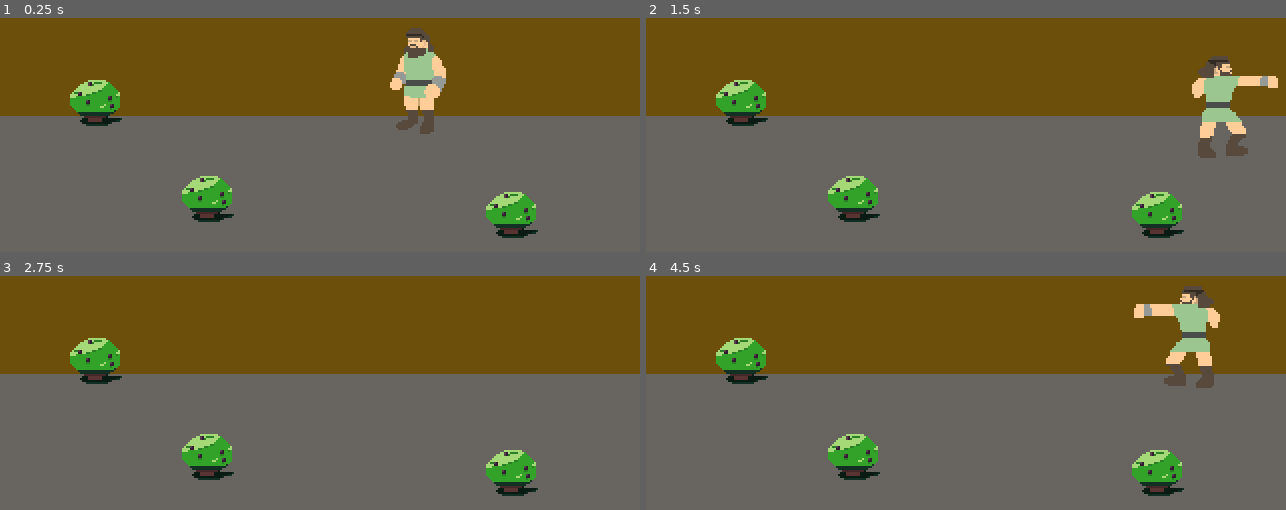
Above: before the commit, frames 1-4 (two rows, left to right).
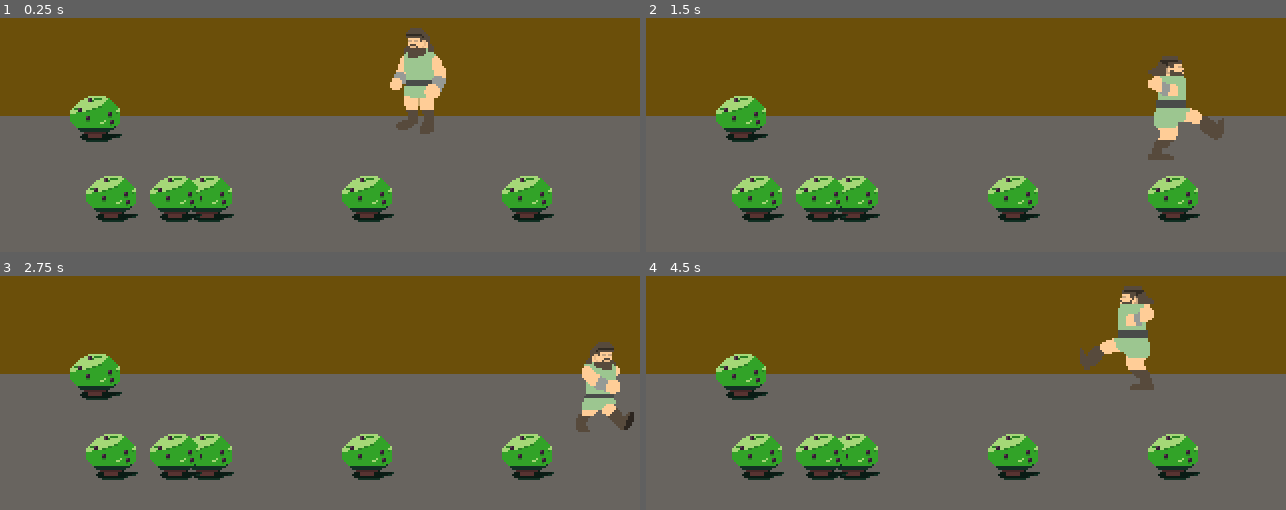
Above: after the commit, the same moments.

Repository: JesusRoberto64/Taller-de-videojuegos
Game: Godot game, scene res://Escenas/Peleas/arena.tscn
The game is run twice, just before and just after one commit, with the same random seed, the same clock (stepped at 60 frames per second) and the same inputs.
Inputs:
- Up to frame 1 (0.25 s): no input
- Up to frame 2 (1.5 s): hold Right (Derecha) 0.53-1.28 s; tap Z (punch) at 0.6, 1.35 s; hold Down (Abajo) from 1.28 s (still down)
- Up to frame 3 (2.75 s): release Down (Abajo) at 2.03 s; hold Right (Derecha) from 2.03 s (still down); tap Z (punch) at 2.1 s
- Up to frame 4 (4.5 s): release Right (Derecha) at 2.78 s; hold Up (Arriba) 2.78-3.53 s; tap Z (punch) at 2.85, 3.6, 4.35 s; hold Left (Izquerda, bound only before the commit) from 3.53 s (still down)

The runs differ from the first frame. In frame 1, 6.9% of the frame differs, in the area x 10-87%, y 26-95%; in frame 2, 11%; in frame 3, 8.7%; in frame 4, 11%, in the area x 10-90%, y 4-95%.

Commit message:
combo cadena en contanto de golpe simple

Diff:
--- a/Escenas/Peleas/arena.tscn
+++ b/Escenas/Peleas/arena.tscn
@@ -27,10 +27,19 @@
 position = Vector2(104, 152)
 
 [node name="Saco2" parent="." instance=ExtResource("2_l5i6v")]
-position = Vector2(256, 160)
+position = Vector2(48, 112)
+
+[node name="Saco4" parent="." instance=ExtResource("2_l5i6v")]
+position = Vector2(56, 152)
+
+[node name="Saco5" parent="." instance=ExtResource("2_l5i6v")]
+position = Vector2(88, 152)
+
+[node name="Saco6" parent="." instance=ExtResource("2_l5i6v")]
+position = Vector2(184, 152)
 
 [node name="Saco3" parent="." instance=ExtResource("2_l5i6v")]
-position = Vector2(48, 104)
+position = Vector2(264, 152)
 
 [node name="player" parent="." instance=ExtResource("1_q1bo8")]
 position = Vector2(209, 92)
--- a/Escenas/Peleas/golpe.tscn
+++ b/Escenas/Peleas/golpe.tscn
@@ -1,18 +1,14 @@
-[gd_scene load_steps=8 format=3 uid="uid://b63xwlfxpqhh1"]
+[gd_scene load_steps=7 format=3 uid="uid://b63xwlfxpqhh1"]
 
 [ext_resource type="Texture2D" uid="uid://bejafr6ixy63e" path="res://Recursos/golpe.png" id="1_2dmyr"]
 
-[sub_resource type="AtlasTexture" id="AtlasTexture_l0c5b"]
+[sub_resource type="AtlasTexture" id="AtlasTexture_t5od4"]
 atlas = ExtResource("1_2dmyr")
-region = Rect2(0, 0, 32, 32)
+region = Rect2(64, 0, 32, 32)
 
 [sub_resource type="AtlasTexture" id="AtlasTexture_geql5"]
 atlas = ExtResource("1_2dmyr")
 region = Rect2(32, 0, 32, 32)
-
-[sub_resource type="AtlasTexture" id="AtlasTexture_t5od4"]
-atlas = ExtResource("1_2dmyr")
-region = Rect2(64, 0, 32, 32)
 
 [sub_resource type="AtlasTexture" id="AtlasTexture_81ijq"]
 atlas = ExtResource("1_2dmyr")
@@ -26,13 +22,10 @@
 animations = [{
 "frames": [{
 "duration": 1.0,
-"texture": SubResource("AtlasTexture_l0c5b")
+"texture": SubResource("AtlasTexture_t5od4")
 }, {
 "duration": 1.0,
 "texture": SubResource("AtlasTexture_geql5")
-}, {
-"duration": 1.0,
-"texture": SubResource("AtlasTexture_t5od4")
 }, {
 "duration": 1.0,
 "texture": SubResource("AtlasTexture_81ijq")
@@ -46,10 +39,11 @@
 }]
 
 [node name="golpe" type="AnimatedSprite2D"]
+scale = Vector2(-1, -1)
 sprite_frames = SubResource("SpriteFrames_st7ey")
 animation = &"triger"
 autoplay = "triger"
-frame = 4
+frame = 3
 frame_progress = 1.0
 
 [connection signal="animation_finished" from="." to="." method="queue_free"]
--- a/Escenas/Peleas/player.gd
+++ b/Escenas/Peleas/player.gd
@@ -2,27 +2,28 @@
 
 @onready var anim_spr : AnimatedSprite2D = $AnimatedSprite2D
 var anim_mov := Vector2.ZERO # Vector para animación
-var direction = Vector2(1.0, 0.0)
-var is_stoped = false
+var direction = Vector2(-1.0, 0.0)
 var speed = 150.0
 
 # Ataques
 var hit_particle = preload("res://Escenas/Peleas/golpe.tscn")
-@onready var upercut_box = $Hitboxes/UpercutShape
-@onready var punch_box = $Hitboxes/PunchShape
-@onready var kick_box = $Hitboxes/KickShape
-@onready var hit_pos = $Hitboxes/hitpos
-@onready var hit_boxes = $Hitboxes
+@onready var upercut_box : CollisionShape2D = $Hitboxes/UpercutShape
+@onready var punch_box : CollisionShape2D= $Hitboxes/PunchShape
+@onready var kick_box : CollisionShape2D= $Hitboxes/KickShape
+@onready var hit_boxes : Area2D = $Hitboxes
+
 var is_attacking = false
 var combo_buffer = false
+var combo_gate = false
+var combo_breaker = 0
 var combo = 0
 
-var hit_loop_timer = 0.0
-var hit_loop_counter = 0.0 # Timer for interval
+var hit_loop_input_timer : float = 0.0
+var hit_loop_interval_timer : float = 0.0
 var hit_loop_interval : int = 0
 
 func _physics_process(delta: float) -> void:
-	var mov = Input.get_vector("Izquerda", "Derecha", "Arriba", "Abajo")
+	var mov = Input.get_vector("Izquierda", "Derecha", "Arriba", "Abajo")
 	anim_mov = mov
 	# Poner direccion
 	if mov.x != 0.0 and !is_attacking:
@@ -34,24 +35,23 @@
 
 	if is_attacking:
 		mov = Vector2.ZERO
-		if combo < 4:
-			attack_loop(delta, trigger_attack)
-		elif !combo_buffer:
-			anim_spr.play("hit_kick")
-			kick_box.disabled = false
-			combo_buffer = true
+		if combo_breaker > 0 and combo_breaker == combo:
+			combo = 7
+		if not combo_buffer:
+			mov.x = _process_combo_state(delta, trigger_attack)
 
 	# Golpe
 	if trigger_attack and !is_attacking:
 		is_attacking = true
-		#punch_box.disabled = false
-		anim_spr.play("hit_punch") # Empezar cadena
+		anim_spr.play("hit_kick") # Empezar cadena
+		kick_box.disabled = false
 
 	velocity = mov * speed
 	move_and_slide()
 
 	# Limite de escenario sin colisiones (temporal)
 	position.y = clamp(position.y, 90.0, 150.0)
+
 
 func _process(_delta: float) -> void:
 	if is_attacking: return
@@ -60,61 +60,109 @@
 	else:
 		anim_spr.play("walking")
 
+func _process_combo_state(delta: float, trigger_attack: bool) -> float:
+	if combo < 5:
+		attack_loop(delta, trigger_attack)
+		return 0.0
+
+	match combo:
+		5:
+			anim_spr.play("hit_upercut")
+			punch_box.disabled = true
+			upercut_box.disabled = false
+			#mov.x = direction.x * 5.0
+			combo_buffer = true
+			combo_breaker = combo
+			combo_gate = true
+			return direction.x * 5.0
+		6:
+			anim_spr.play("hit_punch")
+			punch_box.disabled = false
+			upercut_box.disabled = true
+			#mov.x = direction.x * 12.0
+			combo_buffer = true
+			combo_breaker = combo
+			combo_gate = true
+
+			anim_spr.modulate.g = 0.0
+			$CollisionShape2D.disabled = true
+			return direction.x * 12.0
+		_:
+			anim_spr.play("hit_end")
+			combo_gate = false
+			combo_breaker = 0
+			combo = 0
+
+			anim_spr.modulate.g = 1.0
+			$CollisionShape2D.disabled = false
+			return 0.0
+
 func attack_loop(delta , trigger_attack)-> void:
 	var anim = anim_spr.get_animation()
-	hit_loop_timer += delta
-	if trigger_attack and hit_loop_timer < 0.25:
-		hit_loop_timer = 0.0
-		if anim == "hit_punch" or anim == "hit_punch_loop":
+	hit_loop_input_timer += delta
+	if trigger_attack and hit_loop_input_timer < 0.25:
+		hit_loop_input_timer = 0.0
+		if anim == "hit_kick" or anim == "hit_punch_loop":
 			anim_spr.play("hit_punch_loop")
-	elif hit_loop_timer >= 0.25:
-		anim_spr.play("hit_punch")
-		var current_frame = anim_spr.get_frame()
-		var current_progress = anim_spr.sprite_frames.get_frame_count("hit_punch")
-		anim_spr.set_frame_and_progress(current_frame, current_progress)
+			kick_box.disabled = true
+	elif hit_loop_input_timer >= 0.25: # Se va el flujo
+		anim_spr.play("hit_end")
 		hit_loop_interval = 0
 		combo = 0
 
-	hit_loop_counter += delta
-	if hit_loop_counter > 0.1:
-		hit_loop_counter = 0.0
+	hit_loop_interval_timer += delta
+	if anim != "hit_punch_loop":
+		return
+	if hit_loop_interval_timer > 0.1:
+		hit_loop_interval_timer = 0.0
 		hit_loop_interval += 1
 		if hit_loop_interval % 2 == 0:
 			punch_box.disabled = false
+
+			#combo +=1 # TEST =======
+			combo_gate = true
 		else:
 			punch_box.disabled = true
 
-func _on_punch_body_entered(_body: Node2D) -> void:
-	var particle = hit_particle.instantiate()
-	particle.position = hit_pos.position
-	add_child(particle)
-	print(anim_spr.get_animation())
-	combo += 1
+func _on_punch_body_entered(body: Node2D)-> void:
+	add_puch_particle()
 
-func _on_animation_finished() -> void:
+	if anim_spr.get_animation() == "hit_kick":
+		body.hit_anim()
+	elif anim_spr.get_animation() == "hit_upercut":
+		body.hit_anim("upercut")
+	elif anim_spr.get_animation() == "hit_punch":
+		body.hit_anim("punch", 8)
+	else:
+		body.hit_anim()
+
+	if combo_gate:
+		combo += 1
+		combo_gate = false
+
+func _on_animation_finished()-> void:
 	var prefix = anim_spr.get_animation().get_slice("_", 0)
 
 	if combo_buffer:
-		match anim_spr.get_animation():
-			"hit_kick":
-				anim_spr.play("hit_upercut")
-				kick_box.disabled = false
-				punch_box.disabled = true
-			"hit_upercut":
-				anim_spr.play("hit_kick")
-				upercut_box.disabled = false
-				kick_box.disabled = true
-				combo_buffer = false
-				combo = 0
+		combo_buffer = false
 		return
 
 	if prefix == "hit":
+		punch_box.disabled = true
+		kick_box.disabled = true
+		upercut_box.disabled = true
+
 		is_attacking = false
+		anim_spr.play("idle")
+		hit_loop_input_timer = 0.0
+		combo = 0
+		combo_buffer = false
 
-		punch_box.disabled = true
-		upercut_box.disabled = true
-		kick_box.disabled = true
+func add_puch_particle()-> void:
+	var particle = hit_particle.instantiate()
+	particle.position.x -=  12.0
 
-		anim_spr.play("idle")
-		hit_loop_timer = 0.0
-		combo_buffer = false
+	for box in hit_boxes.get_children():
+		if box.disabled == false:
+			box.add_child(particle)
+			break
--- a/Escenas/Peleas/player.tscn
+++ b/Escenas/Peleas/player.tscn
@@ -1,28 +1,28 @@
-[gd_scene load_steps=25 format=3 uid="uid://bauegx3xiajpq"]
+[gd_scene load_steps=24 format=3 uid="uid://bauegx3xiajpq"]
 
 [ext_resource type="Script" uid="uid://cekp4hhxmbbay" path="res://Escenas/Peleas/player.gd" id="1_1avs2"]
 [ext_resource type="Texture2D" uid="uid://c0l2wi6yx46np" path="res://Recursos/Sanson_00.png" id="4_7w6ij"]
 
+[sub_resource type="AtlasTexture" id="AtlasTexture_7rh6g"]
+atlas = ExtResource("4_7w6ij")
+region = Rect2(183, 0, 61, 61)
+
+[sub_resource type="AtlasTexture" id="AtlasTexture_spg2c"]
+atlas = ExtResource("4_7w6ij")
+region = Rect2(183, 61, 61, 61)
+
+[sub_resource type="AtlasTexture" id="AtlasTexture_0h544"]
+atlas = ExtResource("4_7w6ij")
+region = Rect2(244, 0, 61, 61)
+
 [sub_resource type="AtlasTexture" id="AtlasTexture_1avs2"]
 atlas = ExtResource("4_7w6ij")
 region = Rect2(244, 122, 61, 61)
 
-[sub_resource type="AtlasTexture" id="AtlasTexture_k8hwq"]
-atlas = ExtResource("4_7w6ij")
-region = Rect2(183, 0, 61, 61)
-
 [sub_resource type="AtlasTexture" id="AtlasTexture_7w6ij"]
 atlas = ExtResource("4_7w6ij")
 region = Rect2(122, 122, 61, 61)
 
-[sub_resource type="AtlasTexture" id="AtlasTexture_spg2c"]
-atlas = ExtResource("4_7w6ij")
-region = Rect2(183, 61, 61, 61)
-
-[sub_resource type="AtlasTexture" id="AtlasTexture_7rh6g"]
-atlas = ExtResource("4_7w6ij")
-region = Rect2(183, 0, 61, 61)
-
 [sub_resource type="AtlasTexture" id="AtlasTexture_6w8ll"]
 atlas = ExtResource("4_7w6ij")
 region = Rect2(122, 122, 61, 61)
@@ -30,10 +30,6 @@
 [sub_resource type="AtlasTexture" id="AtlasTexture_ljx4j"]
 atlas = ExtResource("4_7w6ij")
 region = Rect2(183, 122, 61, 61)
-
-[sub_resource type="AtlasTexture" id="AtlasTexture_0h544"]
-atlas = ExtResource("4_7w6ij")
-region = Rect2(244, 0, 61, 61)
 
 [sub_resource type="AtlasTexture" id="AtlasTexture_3phhw"]
 atlas = ExtResource("4_7w6ij")
@@ -75,16 +71,33 @@
 animations = [{
 "frames": [{
 "duration": 1.0,
+"texture": SubResource("AtlasTexture_7rh6g")
+}, {
+"duration": 1.0,
+"texture": SubResource("AtlasTexture_spg2c")
+}],
+"loop": false,
+"name": &"hit_end",
+"speed": 12.0
+}, {
+"frames": [{
+"duration": 1.0,
+"texture": SubResource("AtlasTexture_0h544")
+}, {
+"duration": 1.0,
 "texture": SubResource("AtlasTexture_1avs2")
+}, {
+"duration": 1.0,
+"texture": SubResource("AtlasTexture_1avs2")
+}, {
+"duration": 1.0,
+"texture": SubResource("AtlasTexture_1avs2")
 }],
 "loop": false,
 "name": &"hit_kick",
-"speed": 5.0
-}, {
-"frames": [{
-"duration": 1.0,
-"texture": SubResource("AtlasTexture_k8hwq")
-}, {
+"speed": 12.0
+}, {
+"frames": [{
 "duration": 1.0,
 "texture": SubResource("AtlasTexture_7w6ij")
 }, {
@@ -93,23 +106,17 @@
 }],
 "loop": false,
 "name": &"hit_punch",
-"speed": 12.0
+"speed": 10.0
 }, {
 "frames": [{
 "duration": 1.0,
 "texture": SubResource("AtlasTexture_spg2c")
 }, {
 "duration": 1.0,
+"texture": SubResource("AtlasTexture_6w8ll")
+}, {
+"duration": 1.0,
 "texture": SubResource("AtlasTexture_7rh6g")
-}, {
-"duration": 1.0,
-"texture": SubResource("AtlasTexture_6w8ll")
-}, {
-"duration": 1.0,
-"texture": SubResource("AtlasTexture_7rh6g")
-}, {
-"duration": 1.0,
-"texture": SubResource("AtlasTexture_spg2c")
 }, {
 "duration": 1.0,
 "texture": SubResource("AtlasTexture_ljx4j")
@@ -121,6 +128,9 @@
 "frames": [{
 "duration": 1.0,
 "texture": SubResource("AtlasTexture_0h544")
+}, {
+"duration": 1.0,
+"texture": SubResource("AtlasTexture_3phhw")
 }, {
 "duration": 1.0,
 "texture": SubResource("AtlasTexture_3phhw")
@@ -168,7 +178,7 @@
 size = Vector2(17, 50)
 
 [sub_resource type="RectangleShape2D" id="RectangleShape2D_1avs2"]
-size = Vector2(23, 11)
+size = Vector2(39, 11)
 
 [sub_resource type="RectangleShape2D" id="RectangleShape2D_fuplt"]
 size = Vector2(22, 20)
@@ -181,7 +191,7 @@
 
 [node name="AnimatedSprite2D" type="AnimatedSprite2D" parent="."]
 sprite_frames = SubResource("SpriteFrames_7w6ij")
-animation = &"hit_punch_loop"
+animation = &"hit_punch"
 autoplay = "idle"
 
 [node name="CollisionShape2D" type="CollisionShape2D" parent="."]
@@ -192,7 +202,7 @@
 collision_mask = 2
 
 [node name="PunchShape" type="CollisionShape2D" parent="Hitboxes"]
-position = Vector2(-19.5, -7.5)
+position = Vector2(-11.5, -7.5)
 shape = SubResource("RectangleShape2D_1avs2")
 disabled = true
 debug_color = Color(0.930994, 0.234165, 0.311919, 0.42)
@@ -209,8 +219,5 @@
 disabled = true
 debug_color = Color(0.930994, 0.234165, 0.311919, 0.42)
 
-[node name="hitpos" type="Marker2D" parent="Hitboxes"]
-position = Vector2(-25, -2)
-
 [connection signal="animation_finished" from="AnimatedSprite2D" to="." method="_on_animation_finished"]
 [connection signal="body_entered" from="Hitboxes" to="." method="_on_punch_body_entered"]
--- /dev/null
+++ b/Escenas/Peleas/saco.gd
@@ -0,0 +1,42 @@
+extends AnimatableBody2D
+
+@onready var anim = $AnimationPlayer
+@onready var col_shape = $CollisionShape2D
+
+var hp : int = 8
+var mov = 0.0
+var radian = 0.0
+var max_radian = PI/6.0
+
+func _physics_process(delta: float) -> void:
+	if radian > 0.0:
+		radian -= delta
+		position.y += (sin(radian*12.0))
+
+func hit_anim(elevation = 'none', hit = 1) -> void:
+	if !anim.is_playing():
+		anim.play("hited")
+	if elevation != "none":
+		radian = max_radian
+
+	hp -= hit
+	if hp <= 0:
+		destroyed()
+
+func destroyed() -> void:
+	col_shape.call_deferred('set_disabled', true)
+	anim.play("destroy")
+
+func revive() -> void:
+	col_shape.call_deferred('set_disabled', false)
+	hp = 7
+
+func start_timer() -> void:
+	$Timer.start()
+
+func _on_timer_timeout() -> void:
+	anim.play("revive")
+
+func _on_animation_finished(_anim_name: StringName) -> void:
+
+	pass # Replace with function body.
--- a/Escenas/Peleas/saco.tscn
+++ b/Escenas/Peleas/saco.tscn
@@ -1,13 +1,149 @@
-[gd_scene load_steps=3 format=3 uid="uid://bpmstsjxfvd6q"]
+[gd_scene load_steps=9 format=3 uid="uid://bpmstsjxfvd6q"]
 
+[ext_resource type="Script" uid="uid://dfunepjgr7s4p" path="res://Escenas/Peleas/saco.gd" id="1_3740o"]
 [ext_resource type="Texture2D" uid="uid://jk55a8txd5tv" path="res://Recursos/arbusto.png" id="1_komgv"]
 
 [sub_resource type="RectangleShape2D" id="RectangleShape2D_3740o"]
 size = Vector2(25, 21)
 
-[node name="Saco" type="StaticBody2D"]
+[sub_resource type="Animation" id="Animation_3740o"]
+length = 0.001
+tracks/0/type = "bezier"
+tracks/0/imported = false
+tracks/0/enabled = true
+tracks/0/path = NodePath("Arbusto:position:x")
+tracks/0/interp = 1
+tracks/0/loop_wrap = true
+tracks/0/keys = {
+"handle_modes": PackedInt32Array(0),
+"points": PackedFloat32Array(0, -0.25, 0, 0.25, 0),
+"times": PackedFloat32Array(0)
+}
+tracks/1/type = "bezier"
+tracks/1/imported = false
+tracks/1/enabled = true
+tracks/1/path = NodePath("Arbusto:position:y")
+tracks/1/interp = 1
+tracks/1/loop_wrap = true
+tracks/1/keys = {
+"handle_modes": PackedInt32Array(0),
+"points": PackedFloat32Array(0, -0.25, 0, 0.25, 0),
+"times": PackedFloat32Array(0)
+}
+tracks/2/type = "value"
+tracks/2/imported = false
+tracks/2/enabled = true
+tracks/2/path = NodePath("Arbusto:modulate")
+tracks/2/interp = 1
+tracks/2/loop_wrap = true
+tracks/2/keys = {
+"times": PackedFloat32Array(0),
+"transitions": PackedFloat32Array(1),
+"update": 0,
+"values": [Color(1, 1, 1, 1)]
+}
+
+[sub_resource type="Animation" id="Animation_00esw"]
+resource_name = "destroy"
+length = 0.6
+step = 0.15
+tracks/0/type = "value"
+tracks/0/imported = false
+tracks/0/enabled = true
+tracks/0/path = NodePath("Arbusto:modulate")
+tracks/0/interp = 0
+tracks/0/loop_wrap = true
+tracks/0/keys = {
+"times": PackedFloat32Array(0, 0.142857, 0.285714, 0.428571),
+"transitions": PackedFloat32Array(1, 1, 1, 1),
+"update": 0,
+"values": [Color(1, 1, 1, 1), Color(1, 1, 1, 0), Color(1, 1, 1, 1), Color(1, 1, 1, 0)]
+}
+tracks/1/type = "method"
+tracks/1/imported = false
+tracks/1/enabled = true
+tracks/1/path = NodePath(".")
+tracks/1/interp = 1
+tracks/1/loop_wrap = true
+tracks/1/keys = {
+"times": PackedFloat32Array(0.571429),
+"transitions": PackedFloat32Array(1),
+"values": [{
+"args": [],
+"method": &"start_timer"
+}]
+}
+
+[sub_resource type="Animation" id="Animation_komgv"]
+resource_name = "hited"
+length = 0.25
+step = 0.25
+tracks/0/type = "bezier"
+tracks/0/imported = false
+tracks/0/enabled = true
+tracks/0/path = NodePath("Arbusto:position:x")
+tracks/0/interp = 1
+tracks/0/loop_wrap = true
+tracks/0/keys = {
+"handle_modes": PackedInt32Array(0, 0, 0),
+"points": PackedFloat32Array(0, -0.25, 0, 0.25, 0, 2.5, -0.125, 0, 0.125, 0, 0, -0.25, 0, 0.25, 0),
+"times": PackedFloat32Array(0, 0.133333, 0.2475)
+}
+tracks/1/type = "bezier"
+tracks/1/imported = false
+tracks/1/enabled = true
+tracks/1/path = NodePath("Arbusto:position:y")
+tracks/1/interp = 1
+tracks/1/loop_wrap = true
+tracks/1/keys = {
+"handle_modes": PackedInt32Array(0, 0, 0),
+"points": PackedFloat32Array(0, -0.25, 0, 0.25, 0, 0, -0.125, 0, 0.125, 0, 0, -0.25, 0, 0.25, 0),
+"times": PackedFloat32Array(0, 0.133333, 0.2475)
+}
+
+[sub_resource type="Animation" id="Animation_b62wl"]
+resource_name = "revive"
+length = 0.6
+step = 0.15
+tracks/0/type = "value"
+tracks/0/imported = false
+tracks/0/enabled = true
+tracks/0/path = NodePath("Arbusto:modulate")
+tracks/0/interp = 0
+tracks/0/loop_wrap = true
+tracks/0/keys = {
+"times": PackedFloat32Array(0, 0.142857, 0.285714, 0.428571),
+"transitions": PackedFloat32Array(1, 1, 1, 1),
+"update": 0,
+"values": [Color(1, 1, 1, 0), Color(1, 1, 1, 1), Color(1, 1, 1, 0), Color(1, 1, 1, 1)]
+}
+tracks/1/type = "method"
+tracks/1/imported = false
+tracks/1/enabled = true
+tracks/1/path = NodePath(".")
+tracks/1/interp = 1
+tracks/1/loop_wrap = true
+tracks/1/keys = {
+"times": PackedFloat32Array(0.571429),
+"transitions": PackedFloat32Array(1),
+"values": [{
+"args": [],
+"method": &"revive"
+}]
+}
+
+[sub_resource type="AnimationLibrary" id="AnimationLibrary_00esw"]
+_data = {
+&"RESET": SubResource("Animation_3740o"),
+&"destroy": SubResource("Animation_00esw"),
+&"hited": SubResource("Animation_komgv"),
+&"revive": SubResource("Animation_b62wl")
+}
+
+[node name="Saco" type="AnimatableBody2D"]
 collision_layer = 3
 collision_mask = 3
+script = ExtResource("1_3740o")
 
 [node name="Arbusto" type="Sprite2D" parent="."]
 texture = ExtResource("1_komgv")
@@ -15,3 +151,16 @@
 [node name="CollisionShape2D" type="CollisionShape2D" parent="."]
 position = Vector2(-0.5, 0.5)
 shape = SubResource("RectangleShape2D_3740o")
+
+[node name="Timer" type="Timer" parent="."]
+process_callback = 0
+wait_time = 2.5
+one_shot = true
+
+[node name="AnimationPlayer" type="AnimationPlayer" parent="."]
+libraries = {
+&"": SubResource("AnimationLibrary_00esw")
+}
+
+[connection signal="timeout" from="Timer" to="." method="_on_timer_timeout"]
+[connection signal="animation_finished" from="AnimationPlayer" to="." method="_on_animation_finished"]
--- a/project.godot
+++ b/project.godot
@@ -57,7 +57,7 @@
 , Object(InputEventJoypadButton,"resource_local_to_scene":false,"resource_name":"","device":-1,"button_index":2,"pressure":0.0,"pressed":false,"script":null)
 ]
 }
-Izquerda={
+Izquierda={
 "deadzone": 0.2,
 "events": [Object(InputEventKey,"resource_local_to_scene":false,"resource_name":"","device":-1,"window_id":0,"alt_press …(195 unchanged characters)…
 , Object(InputEventKey,"resource_local_to_scene":false,"resource_name":"","device":-1,"window_id":0,"alt_pressed":false …(182 unchanged characters)…
Not shown, added: Escenas/Peleas/saco.gd.uid
